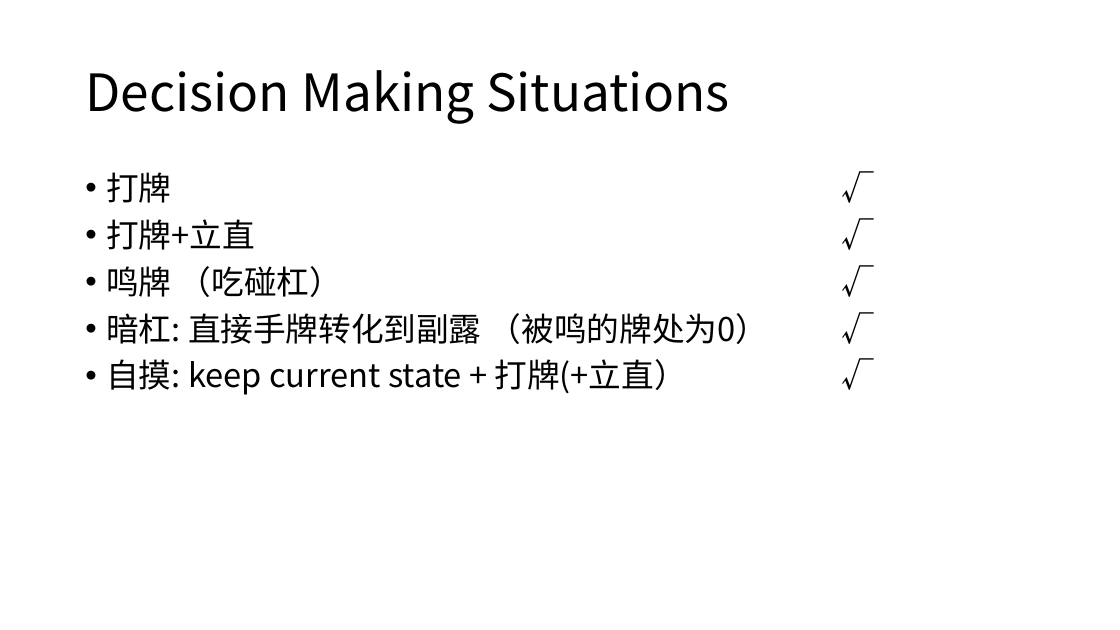
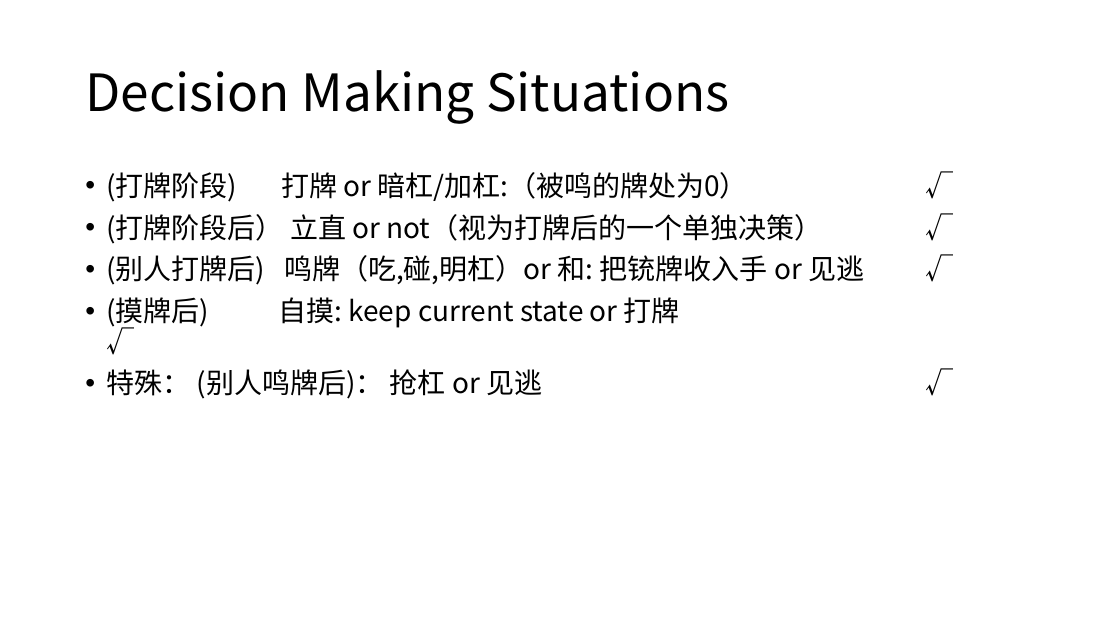
Before and after one commit to zyr17/mahjong, a slide deck: slide 5 of AI/FrostVer3.pptx. Drawn at 1120x630 pixels with LibreOffice and Linux fonts; fonts in the diff are those of the drawing. Boxes give left, top, right and bottom in pixels: in the first picture for what was removed or moved away, otherwise in the second. Text is boxed around its words. In the diff, an @@ line names an element or a change of style, - is before the commit and + after.

```diff
--- a/AI/FrostVer3.pptx
+++ b/AI/FrostVer3.pptx
@@ text at [106, 172, 864, 399]: text changed; size 28 to 24 pt @@
-• 打牌 √
-• 打牌+立直 √
-• 鸣牌 （吃碰杠） √
-• 暗杠: 直接手牌转化到副露 （被鸣的牌处为0） √
-• 自摸: keep current state + 打牌(+立直） √
+• (打牌阶段) 打牌 or 暗杠/加杠:（被鸣的牌处为0） √
+• (打牌阶段后） 立直 or not（视为打牌后的一个单独决策） √
+• (别人打牌后) 鸣牌（吃,碰,明杠）or 和: 把铳牌收入手 or 见逃 √
+• (摸牌后) 自摸: keep current state or 打牌 √
+• 特殊： (别人鸣牌后)： 抢杠 or 见逃 √
```
Also in this commit, not shown: 3 other slides changed, 2 slides added, 1 slide removed, 2 other files.
